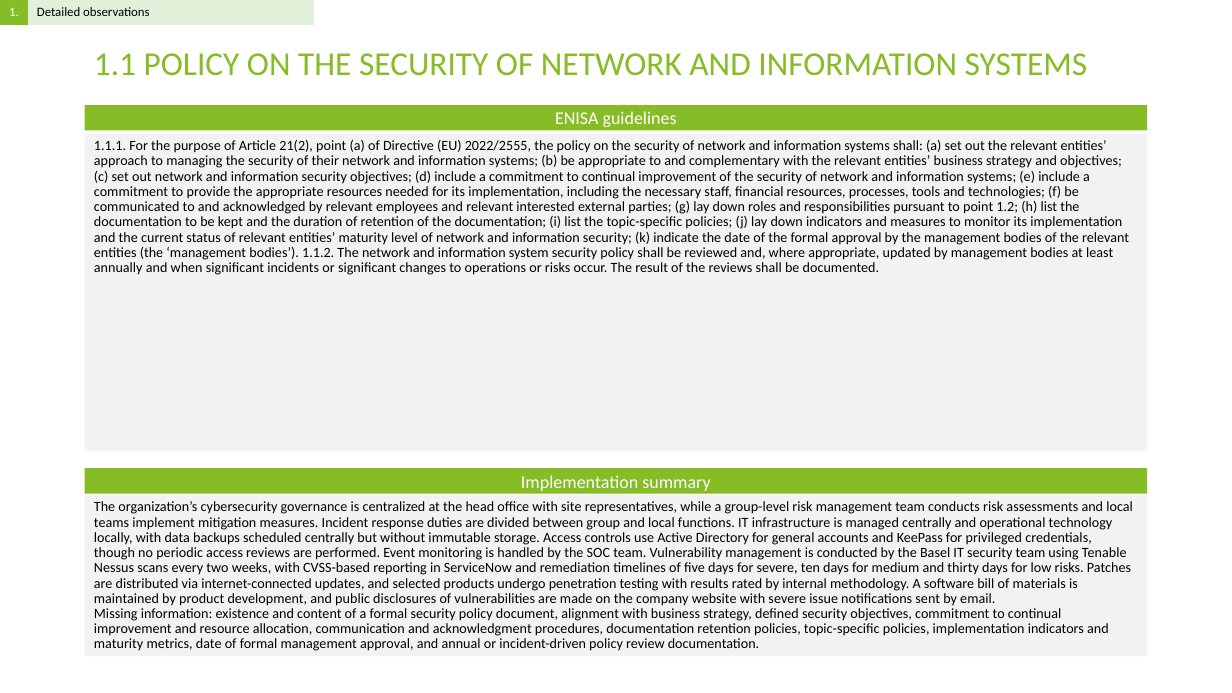
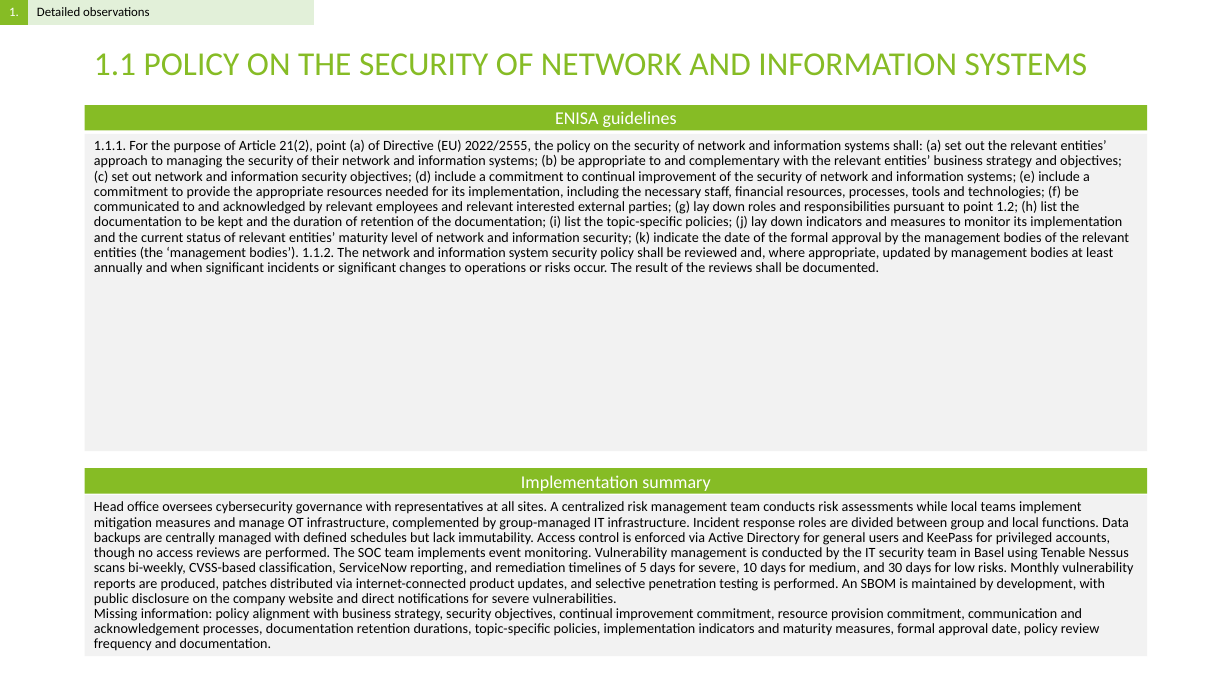
Before and after one commit to Rokas01/tprm, a slide deck: slide 2 of filename.pptx. Drawn at 1232x693 pixels with LibreOffice and Linux fonts; fonts in the diff are those of the drawing. Boxes give left, top, right and bottom in pixels: in the first picture for what was removed or moved away, otherwise in the second. Text is boxed around its words. In the diff, an @@ line names an element or a change of style, - is before the commit and + after.

```diff
--- a/filename.pptx
+++ b/filename.pptx
@@ text at <box>94,501,1133,651</box>: text changed @@
-The organization’s cybersecurity governance is centralized at the head office with site representatives, while a group-level risk management team conducts risk assessments and local teams implement mitigation measures. Incident response duties are divided between group and local functions. IT infrastructure is managed centrally and operational technology locally, with data backups scheduled centrally but without immutable storage. Access controls use Active Directory for general accounts and KeePass for privileged credentials, though no periodic access reviews are performed. Event monitoring is handled by the SOC team. Vulnerability management is conducted by the Basel IT security team using Tenable Nessus scans every two weeks, with CVSS-based reporting in ServiceNow and remediation timelines of five days for severe, ten days for medium and thirty days for low risks. Patches are distributed via internet-connected updates, and selected products undergo penetration testing with results rated by internal methodology. A software bill of materials is maintained by product development, and public disclosures of vulnerabilities are made on the company website with severe issue notifications sent by email.
-Missing information: existence and content of a formal security policy document, alignment with business strategy, defined security objectives, commitment to continual improvement and resource allocation, communication and acknowledgment procedures, documentation retention policies, topic-specific policies, implementation indicators and maturity metrics, date of formal management approval, and annual or incident-driven policy review documentation.
+Head office oversees cybersecurity governance with representatives at all sites. A centralized risk management team conducts risk assessments while local teams implement mitigation measures and manage OT infrastructure, complemented by group-managed IT infrastructure. Incident response roles are divided between group and local functions. Data backups are centrally managed with defined schedules but lack immutability. Access control is enforced via Active Directory for general users and KeePass for privileged accounts, though no access reviews are performed. The SOC team implements event monitoring. Vulnerability management is conducted by the IT security team in Basel using Tenable Nessus scans bi-weekly, CVSS-based classification, ServiceNow reporting, and remediation timelines of 5 days for severe, 10 days for medium, and 30 days for low risks. Monthly vulnerability reports are produced, patches distributed via internet-connected product updates, and selective penetration testing is performed. An SBOM is maintained by development, with public disclosure on the company website and direct notifications for severe vulnerabilities.
+Missing information: policy alignment with business strategy, security objectives, continual improvement commitment, resource provision commitment, communication and acknowledgement processes, documentation retention durations, topic-specific policies, implementation indicators and maturity measures, formal approval date, policy review frequency and documentation.
```
Also in this commit, not shown: 3 other slides changed, 22 slides removed, 1 other file.
